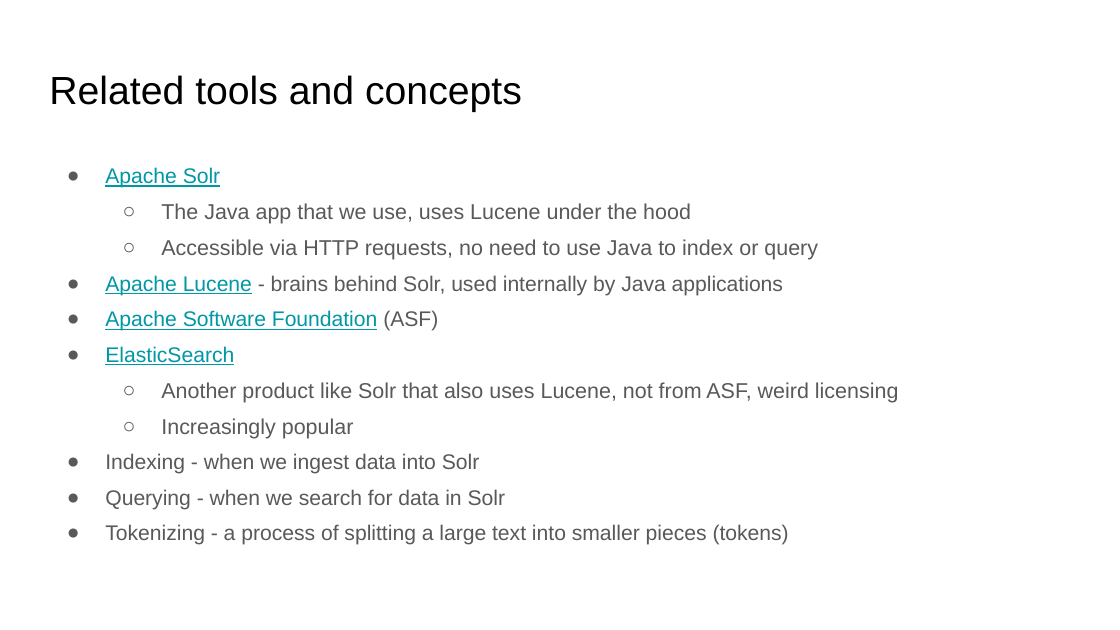
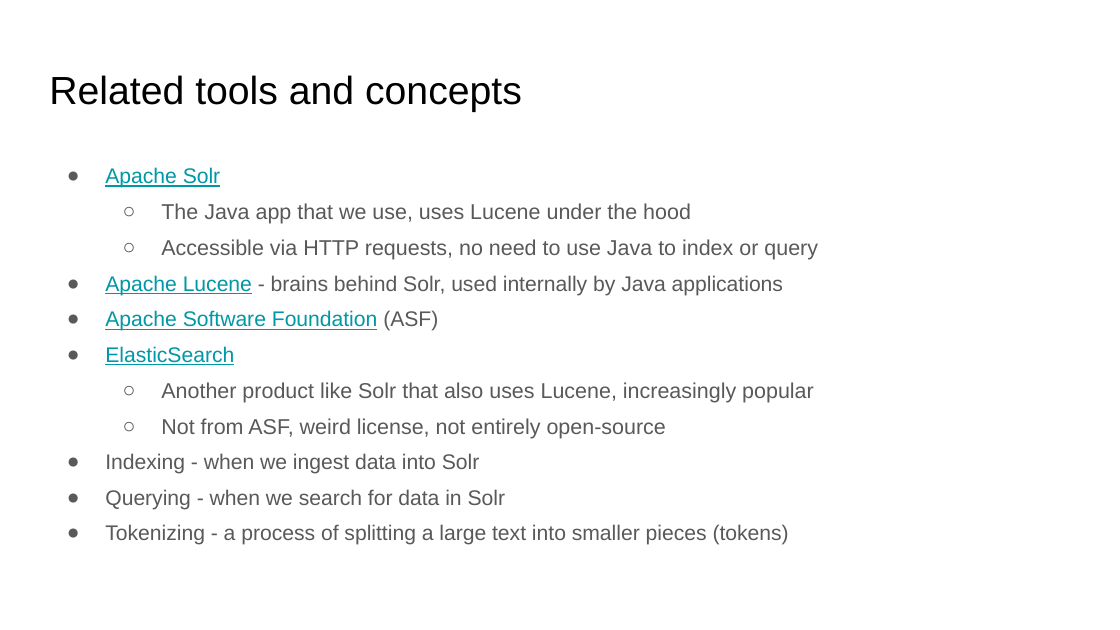
Before and after one commit to hectorcorrea/solr-for-newbies, a slide deck: slide 6 of slides.pptx. Drawn at 1120x630 pixels with LibreOffice and Linux fonts; fonts in the diff are those of the drawing. Boxes give left, top, right and bottom in pixels: in the first picture for what was removed or moved away, otherwise in the second. Text is boxed around its words. In the diff, an @@ line names an element or a change of style, - is before the commit and + after.

```diff
--- a/slides.pptx
+++ b/slides.pptx
@@ text at <box>161,382,814,439</box>: text changed @@
-  ○ Another product like Solr that also uses Lucene, not from ASF, weird licensing
-  ○ Increasingly popular
+  ○ Another product like Solr that also uses Lucene, increasingly popular
+  ○ Not from ASF, weird license, not entirely open-source
```
Also in this commit, not shown: 4 other slides changed, 2 other files.
